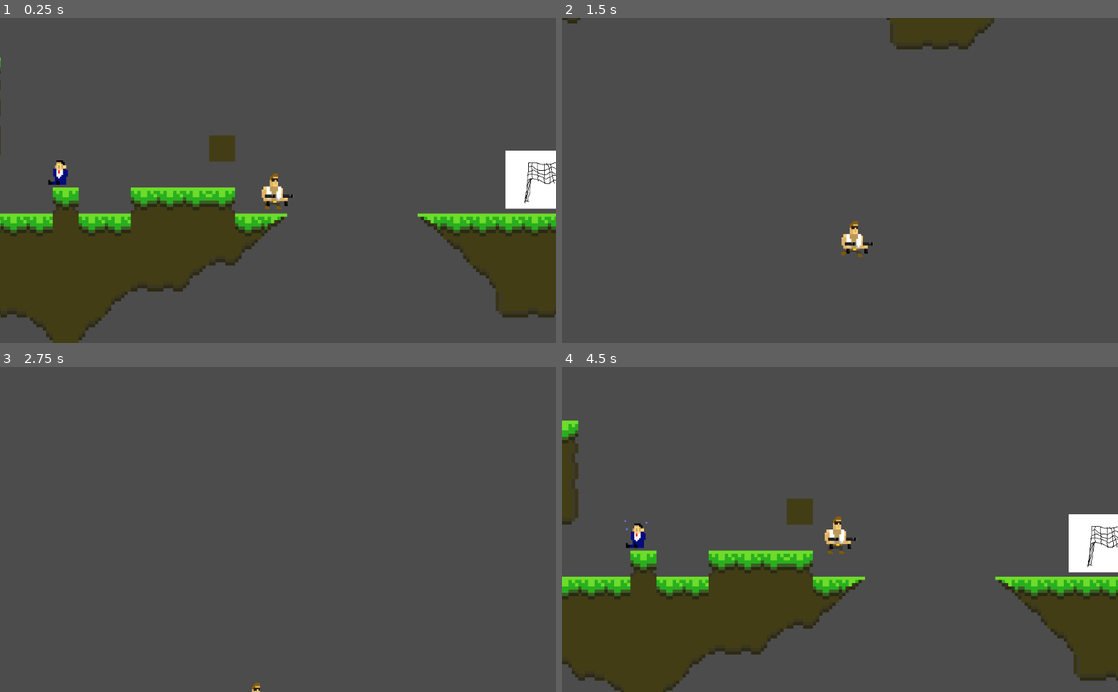
Above: before the commit, frames 1-4 (two rows, left to right).
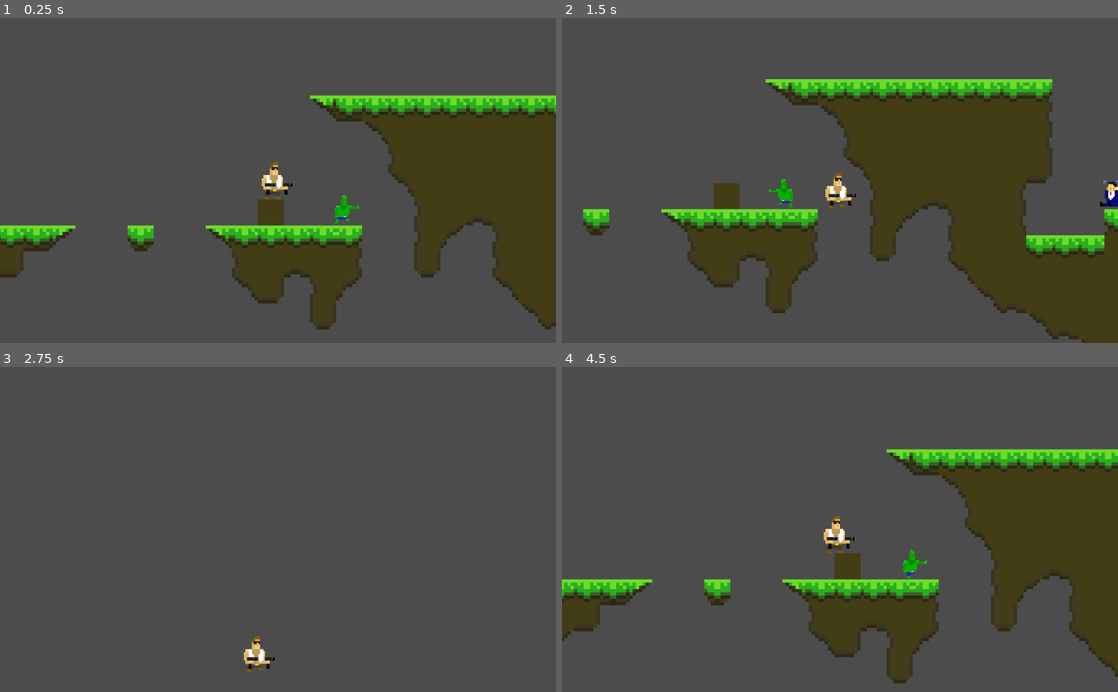
Above: after the commit, the same moments.

Repository: Slimonade1/Eksamensprojekt
Game: Godot game, scene res://Scenes/masterScene.tscn
Two runs of this game, one before a commit and one after it. Both use one fixed random seed, a clock stepped at 60 frames per second and the inputs below. The engine's default icon, where the game draws it, is replaced by a stand-in: a white triangle on a blue panel in a dark square.
Inputs:
- Up to frame 1 (0.25 s): no input
- Up to frame 2 (1.5 s): tap Enter at 0.5 s; hold D (ui_right) from 0.53 s (still down); tap W (ui_up) at 0.77 s
- Up to frame 3 (2.75 s): tap W (ui_up) at 1.52 s; release D (ui_right) at 2.03 s; hold A (ui_left) from 2.03 s (still down)
- Up to frame 4 (4.5 s): release A (ui_left) at 2.78 s; hold D (ui_right) 2.78-4.25 s; tap W (ui_up) at 3.02, 3.77 s; tap Space at 3.5 s; tap Escape (pause) at 4.15 s; click "Reload Checkpoint" at 4.25 s

The runs differ from the first frame. In frame 1, 35% of the frame differs, in the area x 0-100%, y 12-100%; in frame 2, 33%; in frame 3, 0.3%; in frame 4, 34%.

Commit message:
Game time fix

Diff:
--- a/Scenes/Enemy.tscn
+++ b/Scenes/Enemy.tscn
@@ -29,7 +29,8 @@
 script = ExtResource( 3 )
 
 [node name="EnemySprite" type="AnimatedSprite" parent="."]
-scale = Vector2( 0.119444, 0.119444 )
+position = Vector2( 9.53674e-07, -5.5 )
+scale = Vector2( 0.733333, 0.733333 )
 frames = SubResource( 1 )
 
 [node name="CollisionShape2D" type="CollisionShape2D" parent="."]
@@ -44,7 +45,7 @@
 
 [node name="PlayerDetection" type="RayCast2D" parent="."]
 enabled = true
-cast_to = Vector2( 80, 0 )
+cast_to = Vector2( 150, 0 )
 collision_mask = 17
 
 [node name="BulletCooldown" type="Timer" parent="."]
--- a/Scenes/Player.tscn
+++ b/Scenes/Player.tscn
@@ -75,6 +75,9 @@
 [ext_resource path="res://Sprites/Shooting/Bang!/Bang!_0003.png" type="Texture" id=73]
 [ext_resource path="res://Sprites/Shooting/Bang!/Bang!_0001.png" type="Texture" id=74]
 [ext_resource path="res://Sprites/Shooting/Bang!/Bang!_0002.png" type="Texture" id=75]
+[ext_resource path="res://Sprites/Player/JumpingDamage-1/1Dmg jump_0001.png" type="Texture" id=76]
+[ext_resource path="res://Sprites/Player/Jumping/Jump.png" type="Texture" id=77]
+[ext_resource path="res://Sprites/Player/JumpingDamage-2/2Dmg run_0001.png" type="Texture" id=78]
 
 [sub_resource type="SpriteFrames" id=2]
 animations = [ {
@@ -108,6 +111,21 @@
 "name": "idleDMG2",
 "speed": 5.0
 }, {
+"frames": [ ExtResource( 77 ) ],
+"loop": true,
+"name": "jumping",
+"speed": 5.0
+}, {
+"frames": [ ExtResource( 76 ) ],
+"loop": true,
+"name": "jumpingDMG1",
+"speed": 5.0
+}, {
+"frames": [ ExtResource( 78 ) ],
+"loop": true,
+"name": "jumpingDMG2",
+"speed": 5.0
+}, {
 "frames": [ ExtResource( 4 ), ExtResource( 7 ), ExtResource( 10 ), ExtResource( 15 ), ExtResource( 8 ), ExtResource( 5 ), ExtResource( 13 ), ExtResource( 9 ), ExtResource( 14 ), ExtResource( 11 ), ExtResource( 6 ), ExtResource( 12 ) ],
 "loop": true,
 "name": "running",
@@ -126,19 +144,9 @@
 
 [sub_resource type="SpriteFrames" id=4]
 animations = [ {
-"frames": [ ExtResource( 17 ) ],
-"loop": true,
-"name": "climbing",
-"speed": 5.0
-}, {
 "frames": [ ExtResource( 16 ), ExtResource( 17 ) ],
 "loop": true,
 "name": "idle",
-"speed": 5.0
-}, {
-"frames": [ ExtResource( 17 ) ],
-"loop": true,
-"name": "jumping",
 "speed": 5.0
 }, {
 "frames": [ ExtResource( 17 ), ExtResource( 17 ), ExtResource( 16 ), ExtResource( 16 ), ExtResource( 17 ), ExtResource( 17 ), ExtResource( 17 ), ExtResource( 16 ), ExtResource( 16 ), ExtResource( 16 ), ExtResource( 17 ), ExtResource( 17 ) ],
@@ -166,12 +174,11 @@
 
 [node name="playerSprite" type="AnimatedSprite" parent="."]
 frames = SubResource( 2 )
-animation = "idle"
+animation = "jumpingDMG2"
 
 [node name="spriteFriend" type="AnimatedSprite" parent="playerSprite"]
 position = Vector2( -5, 5 )
 frames = SubResource( 4 )
-animation = "jumping"
 
 [node name="GunPositionL" type="Position2D" parent="playerSprite"]
 position = Vector2( -1, 11 )
--- a/Scenes/gameScene.tscn
+++ b/Scenes/gameScene.tscn
@@ -600,7 +600,7 @@
 margin_bottom = -708.0
 
 [node name="Player" parent="." instance=ExtResource( 1 )]
-position = Vector2( 1540, -469 )
+position = Vector2( 442, -521 )
 
 [node name="Camera2D" type="Camera2D" parent="Player"]
 position = Vector2( 0, 10 )
--- a/Scenes/masterScene.tscn
+++ b/Scenes/masterScene.tscn
@@ -9,3 +9,7 @@
 position = Vector2( 27, -1 )
 
 [node name="Database" parent="." instance=ExtResource( 3 )]
+margin_left = 3158.0
+margin_top = -2066.0
+margin_right = 3158.0
+margin_bottom = -2066.0
--- a/Scripts/PauseMenu.gd
+++ b/Scripts/PauseMenu.gd
@@ -22,4 +22,5 @@
 
 func _on_Last_Checkpoint_pressed():
 	get_tree().change_scene("res://Scenes/gameScene.tscn")
+	Singletons.gameTime = 0
 	self.is_paused = false
Not shown: 1 places in Scenes/Player.tscn that only renumber resources
